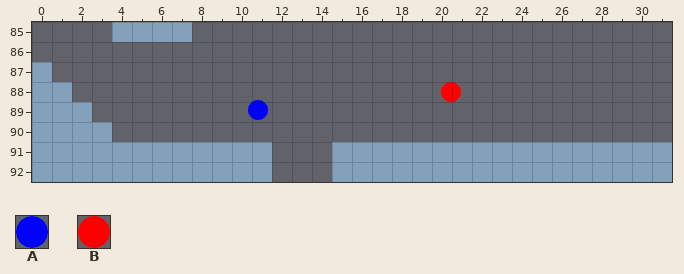
Two states of a Tiled map, core/assets/maps/geometry.tmx. That is the earlier state.
Cells are 32x32 px. Shown: x 0..31, y 85..92. The old version is drawn lined up with the new one.
Key: from "level": A 1 "blue_circle", B 2 "red_circle".
Objects are placed by their top-left corner, in cells (3,4 is the top-left corner of cell 3,4); size is 1x1 cell unless given.
Layers that did not change in this view are not listed.
Objects on layer "Actors" before:
B "red_circle" at 20.4,88
A "blue_circle" at 10.8,88.9
New version:
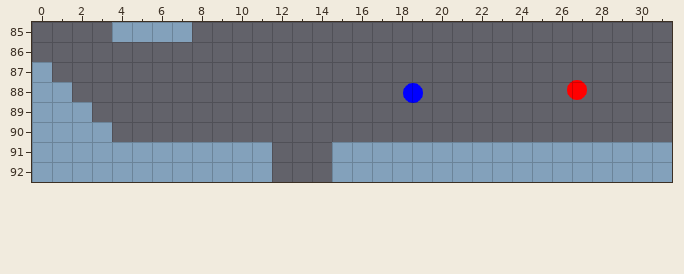
The exact change:
everything moved by +0,-7 cells (the old picture is shown already moved)
Layer "Actors":
changed: B "red_circle" at 20.4,88 -> B "red_circle" at 26.8,87.9
changed: A "blue_circle" at 10.8,88.9 -> A "blue_circle" at 18.5,88
Pixel boxes of the changes (left, top, right, bottom) in both pictures:
new place: (567, 80, 587, 100)
old place: (441, 82, 461, 102)
new place: (403, 83, 423, 103)
old place: (248, 100, 268, 120)
